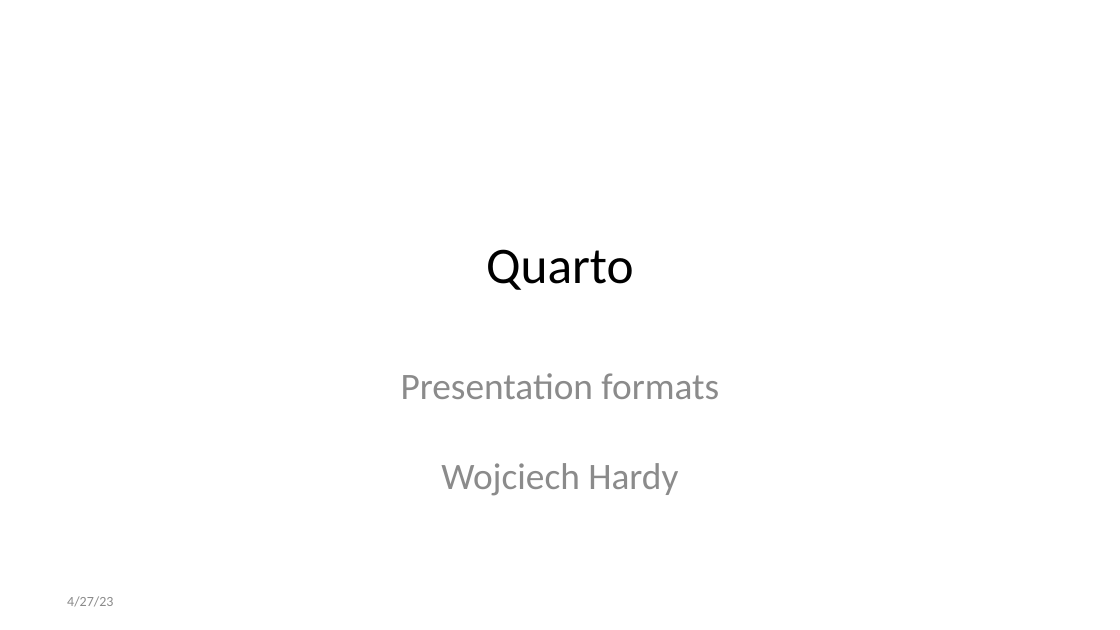
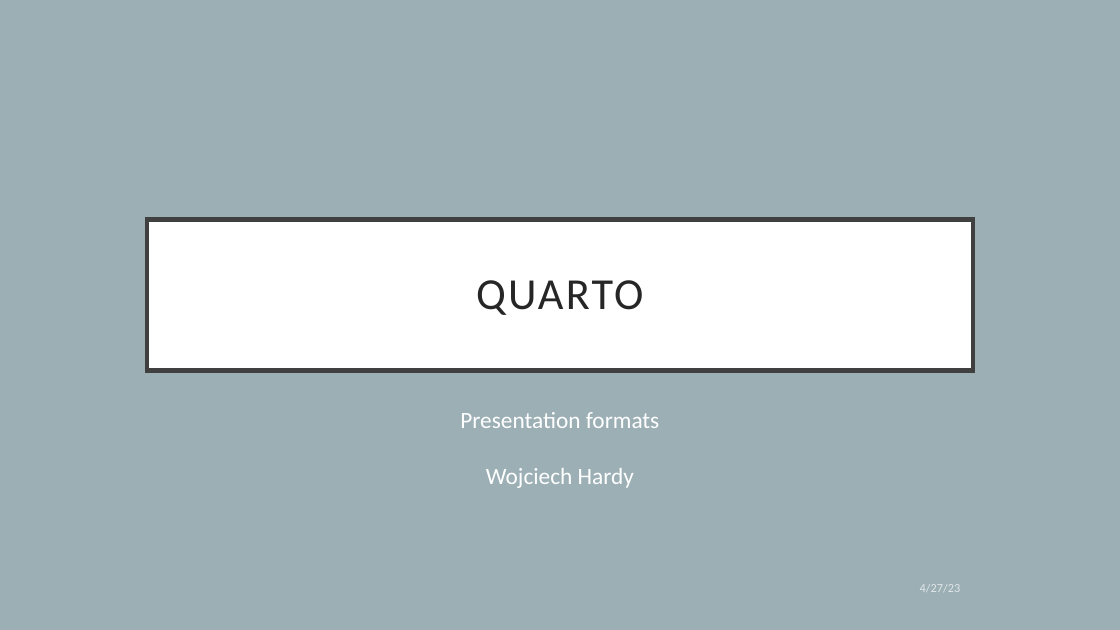
Before and after one commit to afatirium/RRcourse2023, a slide deck: slide 1 of Quarto and MD 3/3. Presentation formats/QMD_class_3_3.pptx. Drawn at 1120x630 pixels with LibreOffice and Linux fonts; fonts in the diff are those of the drawing. Boxes give left, top, right and bottom in pixels: in the first picture for what was removed or moved away, otherwise in the second. Text is boxed around its words. In the diff, an @@ line names an element or a change of style, - is before the commit and + after.

```diff
--- a/Quarto and MD 3/3. Presentation formats/QMD_class_3_3.pptx
+++ b/Quarto and MD 3/3. Presentation formats/QMD_class_3_3.pptx
@@ background #FFFFFF to #9BAFB5 @@
@@ title "QUARTO": place and size @@
-title "QUARTO" at <box>486,249,634,290</box>
+title "QUARTO" at <box>147,220,973,371</box>
@@ title "QUARTO" at <box>147,220,973,371</box>: fill none to #FFFFFF; outline none to #404040 3 pt @@
@@ title at <box>476,280,643,315</box>: text changed; size 33 to 28.5 pt; text colour #000000 to #262626 @@
-Quarto
+QUARTO
@@ subtitle "Presentation formats Wojciech Hardy": place and size @@
-subtitle "Presentation formats Wojciech Hardy" at <box>401,373,719,496</box>
+subtitle "Presentation formats Wojciech Hardy" at <box>460,412,659,488</box>
@@ subtitle "Presentation formats Wojciech Hardy" at <box>460,412,659,488</box>: size 24 to 15 pt, text colour #8C8C8C to #FFFFFF; more space between paragraphs @@
@@ text "4/27/23": place and size @@
-text "4/27/23" at <box>67,596,113,607</box>
+text "4/27/23" at <box>920,584,961,592</box>
@@ text "4/27/23" at <box>920,584,961,592</box>: size 9 to 7.9 pt, text colour #8C8C8C to #FFFFFF at 70% opacity; alignment left to right @@
```
Also in this commit, not shown: 11 other slides changed, 16 other files.
